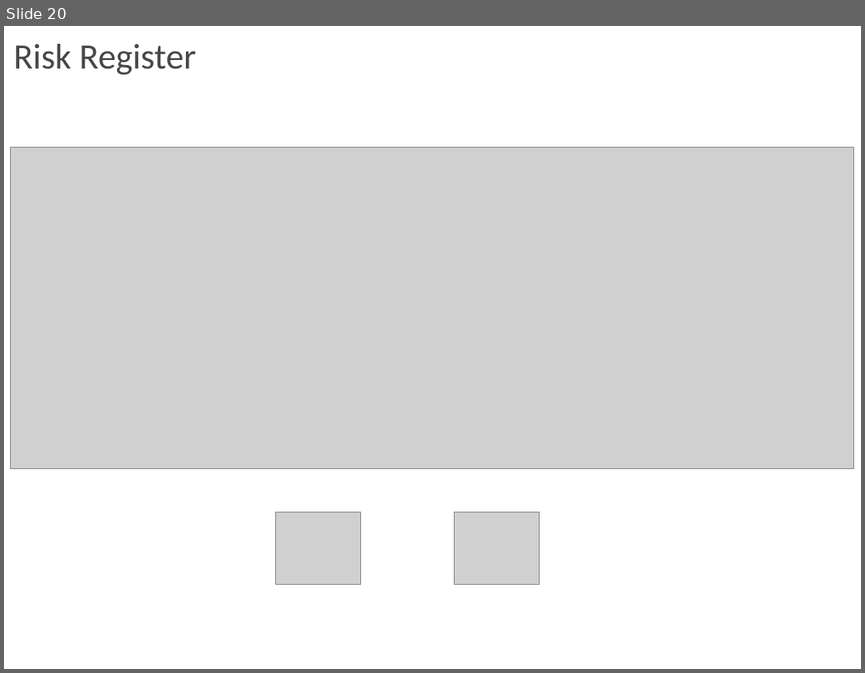
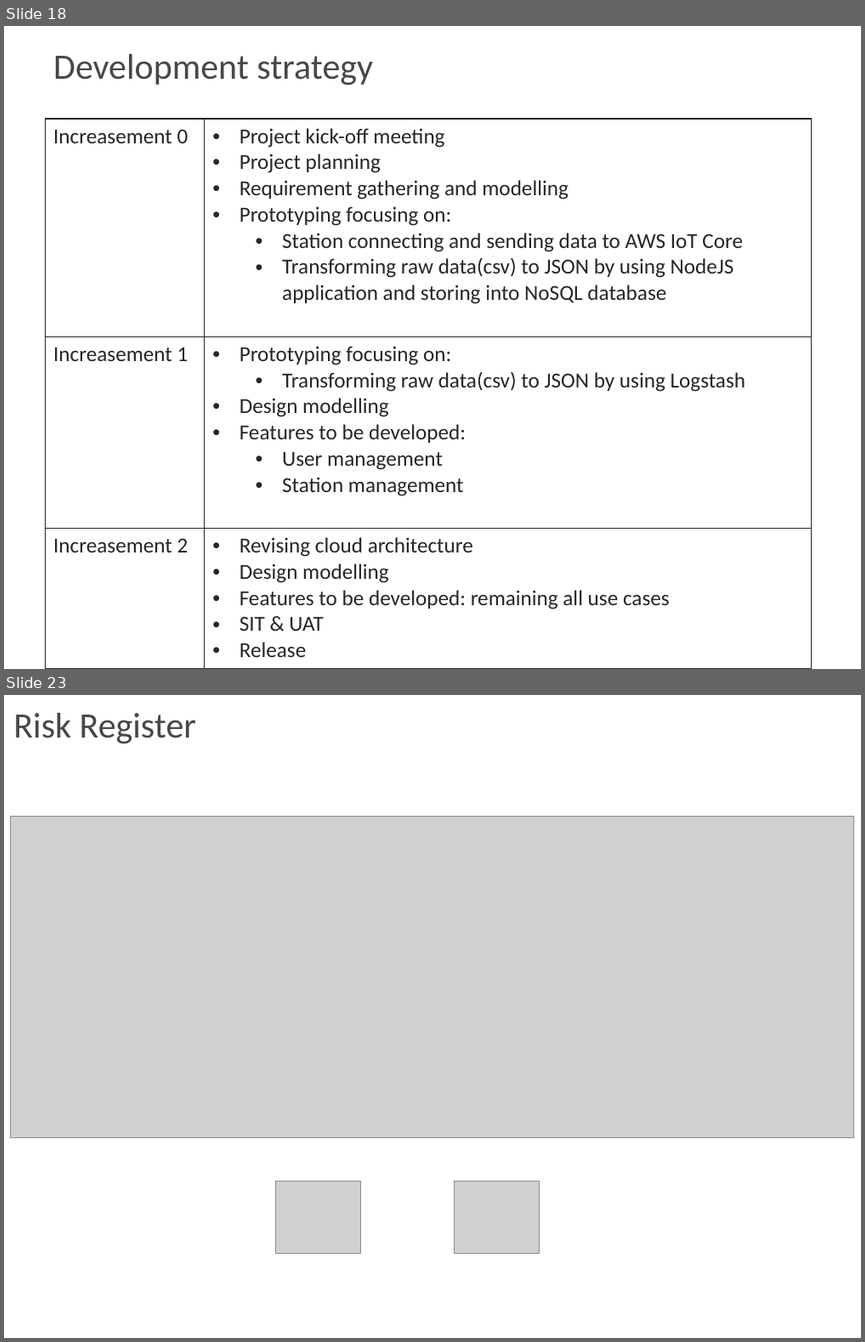
Before and after one commit to MrNayLA/SE25PT7SERIS, a slide deck: MGMT/REPORT/PPT/WORK IN PROGRESS/3 RAM Project Presentation - Iter2.pptx. Shown one above the other, each under a label of ours: slide 20 before the commit, slides 18 and 23 after it; the slides between them are not shown. The pictures are 865x673 and 865x1342 pixels, drawn with LibreOffice and Linux fonts; fonts in the diff are those of the drawing; grey boxes stand for pictures; background and template pictures are left out. Boxes give left, top, right and bottom in pixels: in the first picture for what was removed or moved away, otherwise in the second. Text is boxed around its words. In the diff, an @@ line names an element or a change of style, - is before the commit and + after.

```diff
--- a/MGMT/REPORT/PPT/WORK IN PROGRESS/3 RAM Project Presentation - Iter2.pptx
+++ b/MGMT/REPORT/PPT/WORK IN PROGRESS/3 RAM Project Presentation - Iter2.pptx
@@ slide 18 added at bbox=[4, 26, 861, 669], background picture (left out) @@
@@ title added at bbox=[53, 54, 373, 85], 30 pt, text #474747 @@
+Development strategy
@@ table added at bbox=[45, 119, 812, 661], 3 rows, 2 columns @@
+Increasement 0 | Project kick-off meeting / Project planning / Requirement gathering and modelling / Prototyping focusing on: / Station connecting and sending data to AWS IoT Core / Transforming raw data(csv) to JSON by using NodeJS application and storing into NoSQL database
+Increasement 1 | Prototyping focusing on: / Transforming raw data(csv) to JSON by using Logstash / Design modelling / Features to be developed: / User management / Station management
+Increasement 2 | Revising cloud architecture / Design modelling / Features to be developed: remaining all use cases / SIT & UAT / Release
@@ what was slide 20 is now slide 23 @@
```
Also in this commit, not shown: 7 slides changed, 7 other slides added, 2 slides removed.
